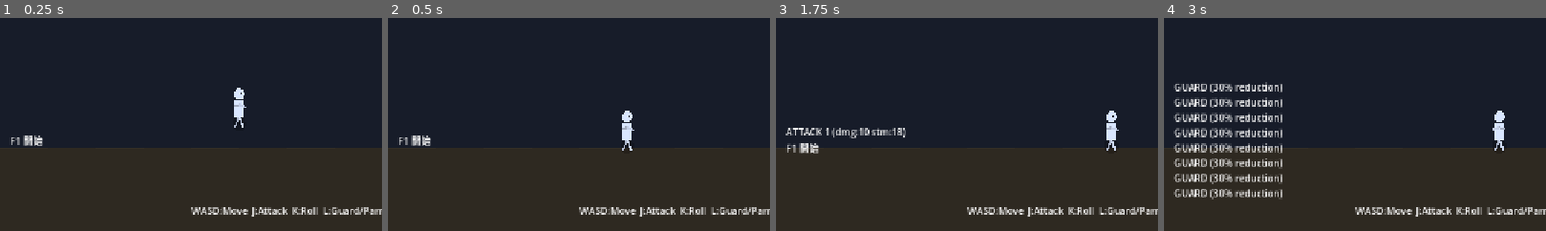
Above: before the commit, frames 1-4 (left to right).
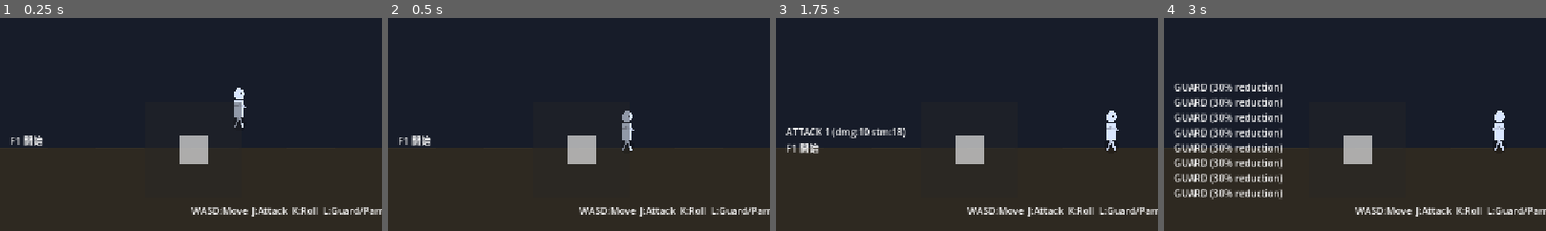
Above: after the commit, the same moments.

Repository: zaguma28/stick_figure
Game: Godot game, scene res://scenes/main.tscn
The game is run twice, just before and just after one commit, with the same random seed, the same clock (stepped at 60 frames per second) and the same inputs.
Inputs (mouse positions are % of the whole screen's width and height, from its top left):
- Up to frame 1 (0.25 s): no input
- Up to frame 2 (0.5 s): no input
- Up to frame 3 (1.75 s): tap Enter at 0.5 s; move the mouse to (72, 45) at 0.52 s; hold D (move_right) 0.53-1.25 s; tap J (attack) at 0.6 s; click (72, 45) at 0.67 s; tap Space (jump) at 0.77 s; drag from (30, 55) to (45, 70) at 1.27 s
- Up to frame 4 (3 s): move the mouse to (60, 27) at 2.02 s; hold A (move_left) 2.03-2.75 s; hold L (guard) 2.03-2.75 s; drag from (45, 70) to (20, 34) at 2.77 s
The pictures show only the part of the screen within x 0-50%, y 50-100%; the shares and areas given below are measured in that part.

The runs differ from the first frame. In frame 1, 1.2% of the frame differs, in the area x 47-64%, y 39-69%; in frame 2, 1.3%, in the area x 47-64%, y 43-69%; in frame 3, 1.0%; in frame 4, 1.0%.

Commit message:
Integrate virtual joystick movement with keyboard controls

Diff:
--- a/scenes/main.gd
+++ b/scenes/main.gd
@@ -3,6 +3,7 @@
 @onready var player = $Player
 @onready var hud = $HUD
 @onready var camera: Camera2D = $Player/Camera2D
+@onready var virtual_joystick: Control = $VirtualJoystick
 
 var enemy_scene: PackedScene = preload("res://scenes/enemies/base_enemy.tscn")
 var charger_script: GDScript = preload("res://scenes/enemies/charger.gd")
@@ -175,6 +176,8 @@
 	RenderingServer.set_default_clear_color(Color(0.08, 0.08, 0.12))
 	player.add_to_group("player")
 	hud.setup(player)
+	if virtual_joystick and virtual_joystick.has_signal("stick_input"):
+		virtual_joystick.stick_input.connect(_on_stick_input)
 	_build_stage()
 	_setup_camera()
 	player.position = PLAYER_START
@@ -664,6 +667,10 @@
 		hud.set_run_message(message)
 	player.emit_signal("debug_log", message)
 
+func _on_stick_input(direction: Vector2) -> void:
+	if player and player.has_method("set_virtual_move_axis"):
+		player.set_virtual_move_axis(direction.x)
+
 func _build_stage() -> void:
 	if has_node("Stage"):
 		return
--- a/scenes/main.tscn
+++ b/scenes/main.tscn
@@ -1,8 +1,9 @@
-[gd_scene load_steps=4 format=3 uid="uid://cd1hgsh26qx48"]
+[gd_scene load_steps=5 format=3 uid="uid://cd1hgsh26qx48"]
 
 [ext_resource type="Script" uid="uid://ymk8147k1r18" path="res://scenes/main.gd" id="1"]
 [ext_resource type="PackedScene" path="res://scenes/player/player.tscn" id="2"]
 [ext_resource type="PackedScene" path="res://scenes/ui/hud.tscn" id="3"]
+[ext_resource type="PackedScene" path="res://scenes/ui/virtual_joystick.tscn" id="4"]
 
 [node name="Main" type="Node2D"]
 script = ExtResource("1")
@@ -13,3 +14,9 @@
 [node name="Camera2D" type="Camera2D" parent="Player"]
 
 [node name="HUD" parent="." instance=ExtResource("3")]
+
+[node name="VirtualJoystick" parent="." instance=ExtResource("4")]
+offset_left = 24.0
+offset_top = 544.0
+offset_right = 184.0
+offset_bottom = 704.0
--- a/scenes/player/player.gd
+++ b/scenes/player/player.gd
@@ -49,6 +49,7 @@
 var estus_charges: int
 var current_state: State = State.IDLE
 var move_axis: float = 0.0
+var virtual_move_axis: float = 0.0
 var facing_dir := Vector2.RIGHT
 
 var stamina_delay_timer: float = 0.0
@@ -114,6 +115,7 @@
 	estus_charges = estus_max_charges
 	current_state = State.IDLE
 	move_axis = 0.0
+	virtual_move_axis = 0.0
 	facing_dir = Vector2.RIGHT
 	velocity = Vector2.ZERO
 	stamina_delay_timer = 0.0
@@ -159,7 +161,10 @@
 		skill2_cd -= delta
 
 func _handle_input() -> void:
-	move_axis = Input.get_axis("move_left", "move_right")
+	var keyboard_axis := Input.get_axis("move_left", "move_right")
+	move_axis = keyboard_axis
+	if absf(virtual_move_axis) > absf(move_axis):
+		move_axis = virtual_move_axis
 	if absf(move_axis) > 0.05:
 		facing_dir = Vector2(signf(move_axis), 0.0)
 
@@ -500,6 +505,9 @@
 		_:
 			emit_signal("debug_log", "REWARD: %s" % reward.get("name", reward_id))
 
+func set_virtual_move_axis(axis: float) -> void:
+	virtual_move_axis = clampf(axis, -1.0, 1.0)
+
 func _can_use_stamina(cost: float) -> bool:
 	return stamina >= cost
 
Not shown, changed: IMPLEMENTATION_LOG.md
